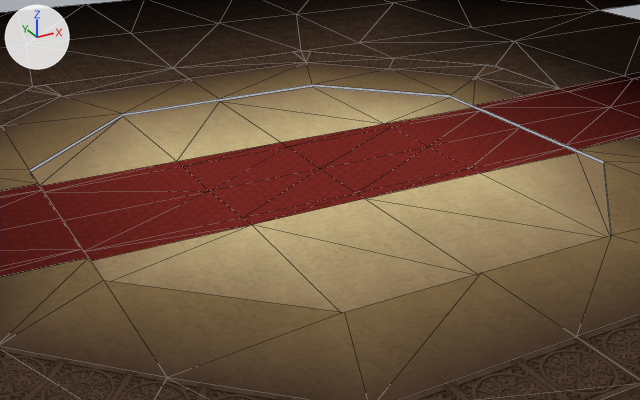
What one commit did to the glTF model assets/boss_room/floor.glb.
Rendered twice from a 50 mm camera at (-65.4, -116.7, 53.3) aimed at (-2.1, -1.7, -4.2). Every picture has the same lights, and +X, +Y and +Z are marked at upper left. Mesh edges are drawn as thin lines. Where no turn or scale is listed for an object, it has been applied to the vertices.

The first picture shows 'environment.001', 'environment.003'.
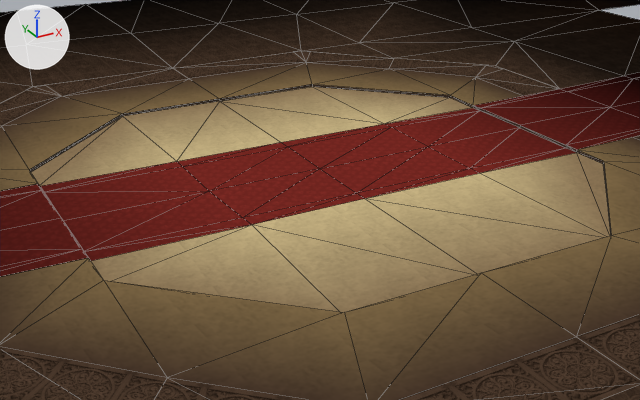
Changed parts and their boxes (x1, y1, x2, y2) in the pictures (640 x 400 px):
'environment.002', added: after (29, 84, 611, 234)

The change, as a list of edits to the scene's bpy script:
```text
Add mat_stone_lip:
    mat_stone_lip = bpy.data.materials.new('stone_lip')
    # nodes: BsdfPrincipled, Mix, OutputMaterial, VertexColor
    # colours: brown #574437
Add me_cube_003:
    me_cube_003.from_pydata(...)  # 40 vertices, 40 faces; spans x -30.6..52.3, y -41.4..41.4, z -0.6..-0.1
    me_cube_003.materials.append(mat_stone_lip)
Add ob_environment_002:
    ob_environment_002 = bpy.data.objects.new('environment.002', me_cube_003)
    ob_environment_002.location = (-11.9, 0.1, 1.0)
```
